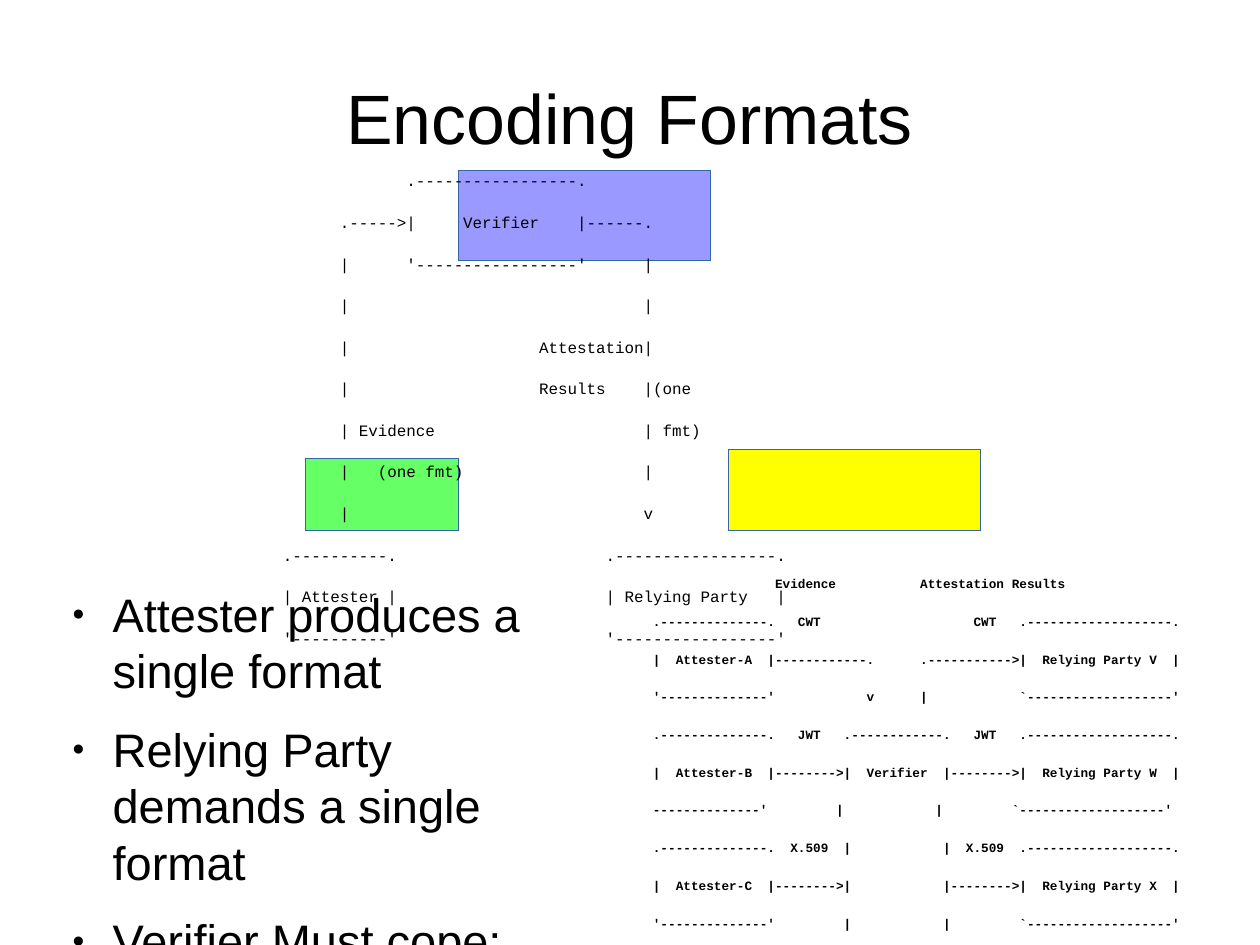
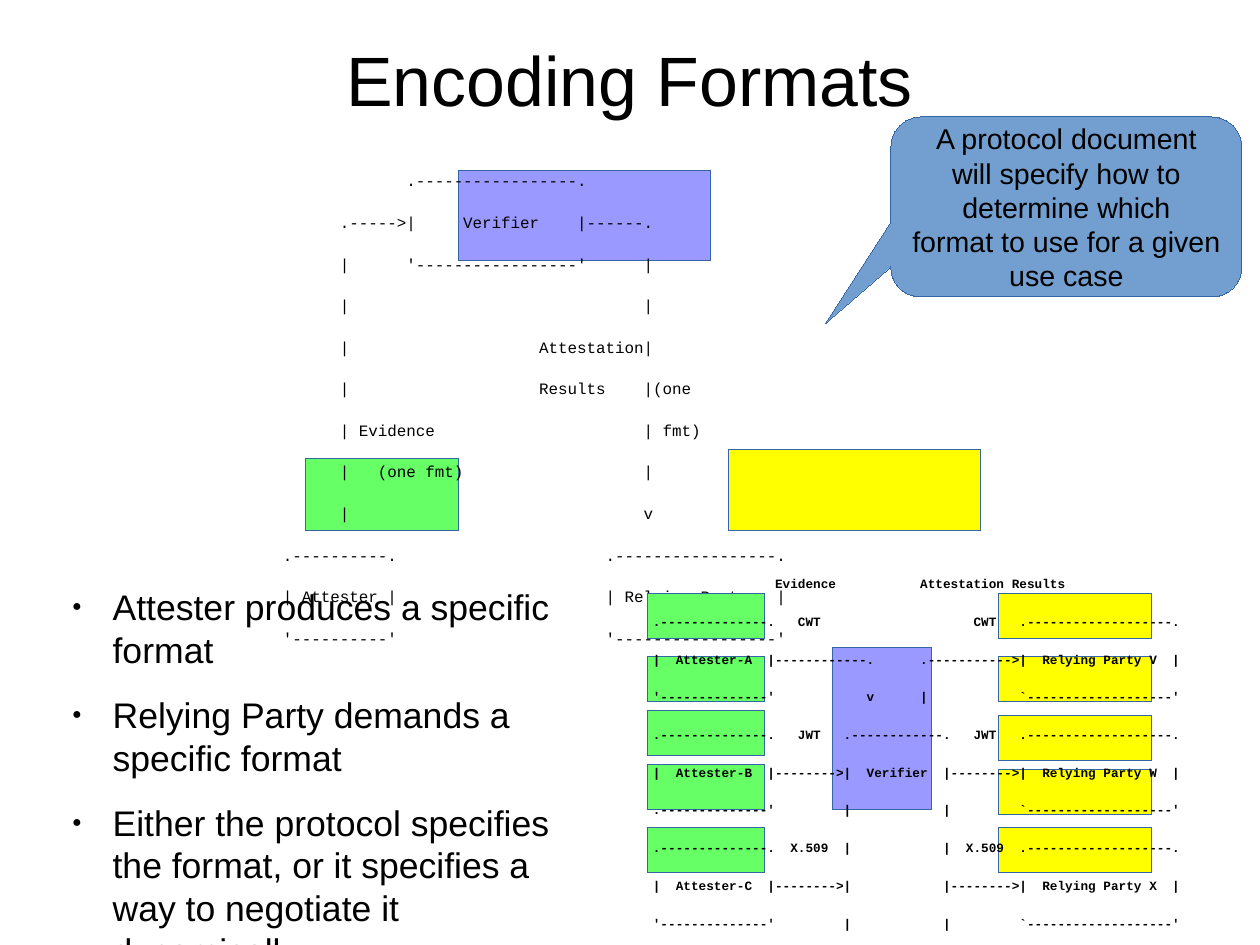
Before and after one commit to ietf-rats-wg/architecture, a slide deck: slide 11 of presentations/2020-ietf107-architecture.odp. Drawn at 1260x945 pixels with LibreOffice and Linux fonts; fonts in the diff are those of the drawing. Boxes give left, top, right and bottom in pixels: in the first picture for what was removed or moved away, otherwise in the second. Text is boxed around its words. In the diff, an @@ line names an element or a change of style, - is before the commit and + after.

```diff
--- a/presentations/2020-ietf107-architecture.odp
+++ b/presentations/2020-ietf107-architecture.odp
@@ title "Encoding Formats": place and size @@
-title "Encoding Formats" at [346,93,913,157]
+title "Encoding Formats" at [346,55,913,120]
@@ rounded speech box added at [892,117,1243,296], fill #729FCF, outline #3465A4 0 pt, 18 pt, text #000000 @@
+A protocol document
+will specify how to
+determine which
+format to use for a given
+use case
@@ text at [113,592,549,928]: text changed; size 29.6 to 22.4 pt @@
-● Attester produces a single format
-● Relying Party demands a single format
-● Verifier Must cope:
+● Attester produces a specific format
+● Relying Party demands a specific format
+● Either the protocol specifies the format, or it specifies a way to negotiate it dynamically
@@ text at [676,579,1157,893]: text changed @@
---------------' | | `-------------------'
+.--------------' | | `-------------------'
@@ rectangle added at [648,595,765,639], fill #66FF66, outline #3465A4 0 pt @@
@@ rectangle added at [999,595,1153,639], fill #FFFF00, outline #3465A4 0 pt @@
@@ rectangle added at [648,657,765,702], fill #66FF66, outline #3465A4 0 pt @@
@@ rectangle added at [832,648,932,811], fill #9999FF, outline #3465A4 0 pt @@
@@ rectangle added at [999,657,1153,702], fill #FFFF00, outline #3465A4 0 pt @@
@@ rectangle added at [648,711,765,756], fill #66FF66, outline #3465A4 0 pt @@
@@ rectangle added at [999,716,1153,760], fill #FFFF00, outline #3465A4 0 pt @@
@@ rectangle added at [648,765,765,810], fill #66FF66, outline #3465A4 0 pt @@
@@ rectangle added at [999,769,1153,814], fill #FFFF00, outline #3465A4 0 pt @@
@@ rectangle added at [648,828,765,872], fill #66FF66, outline #3465A4 0 pt @@
@@ rectangle added at [999,828,1153,872], fill #FFFF00, outline #3465A4 0 pt @@
```
Also in this commit, not shown: 7 other slides changed, 2 slides added.
